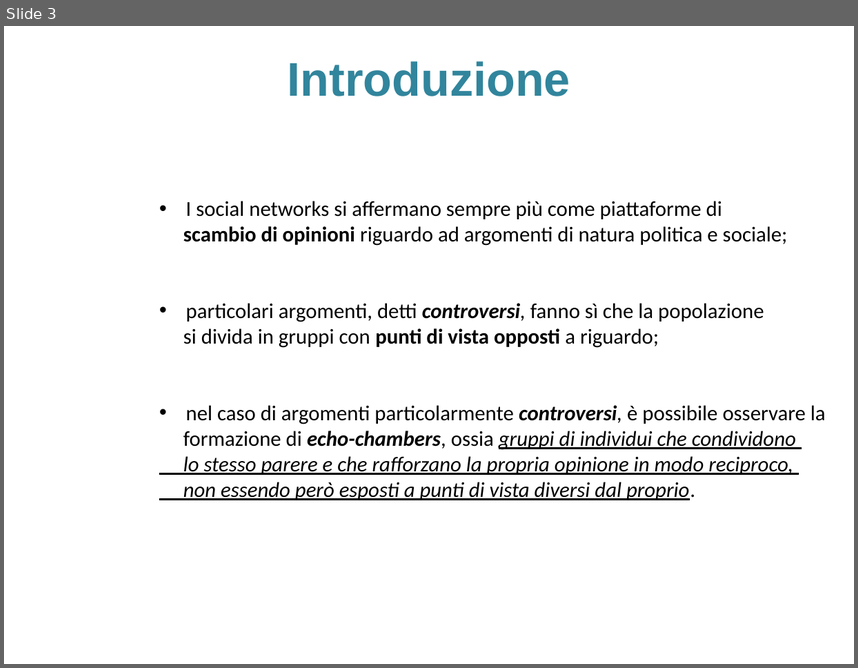
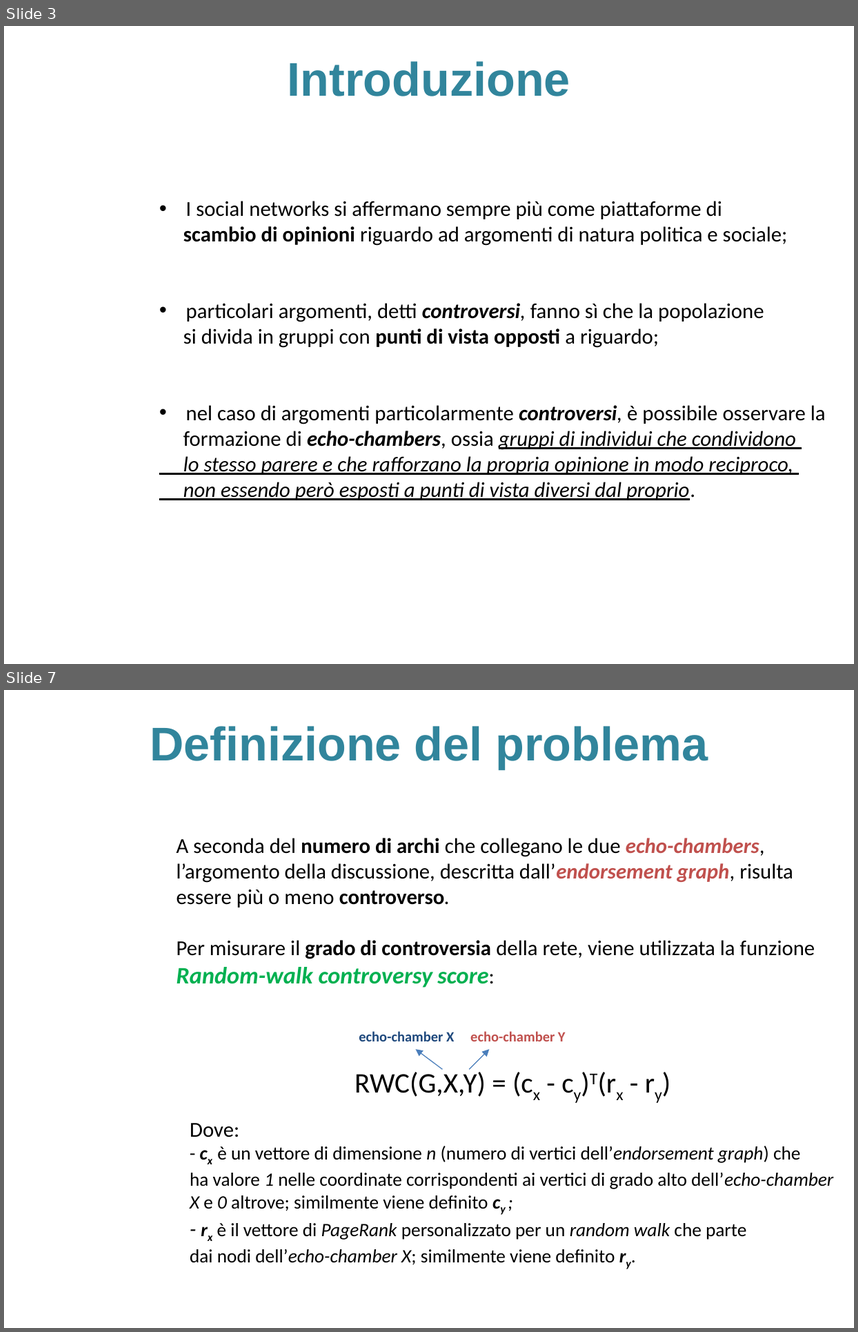
Before and after one commit to sidious1991/TesiLatex, a slide deck: PRESENTAZIONE_TESI/presentazione_agostini_stefano.pptx. Shown one above the other, each under a label of ours: slide 3 before the commit, slides 3 and 7 after it; the slides between them are not shown. The pictures are 858x668 and 858x1332 pixels, drawn with LibreOffice and Linux fonts; fonts in the diff are those of the drawing; background and template pictures are left out. Boxes give left, top, right and bottom in pixels: in the first picture for what was removed or moved away, otherwise in the second. Text is boxed around its words. In the diff, an @@ line names an element or a change of style, - is before the commit and + after.

```diff
--- a/PRESENTAZIONE_TESI/presentazione_agostini_stefano.pptx
+++ b/PRESENTAZIONE_TESI/presentazione_agostini_stefano.pptx
@@ slide 7 added at <box>4,690,854,1328</box>, background picture (left out) @@
@@ title added at <box>150,726,708,769</box>, 40 pt, text #31859C, bold @@
+Definizione del problema
@@ text added at <box>176,838,815,1096</box>, 18 pt, text #000000 @@
+A seconda del numero di archi che collegano le due echo-chambers,
+l’argomento della discussione, descritta dall’endorsement graph, risulta
+essere più o meno controverso.
+Per misurare il grado di controversia della rete, viene utilizzata la funzione
+Random-walk controversy score:
+RWC(G,X,Y) = (cx - cy)T(rx - ry)
@@ text added at <box>359,1031,454,1041</box>, 12 pt, text #1F497D, bold @@
+echo-chamber X
@@ text added at <box>470,1031,566,1041</box>, 12 pt, text #C0504D, bold @@
+echo-chamber Y
@@ arrow added from (443, 1069) to (415, 1049), #4B7EBC 0.75 pt @@
@@ arrow added from (469, 1069) to (489, 1049), #4B7EBC 0.75 pt @@
@@ text added at <box>190,1123,833,1264</box>, 16 pt, text #000000 @@
+Dove:
+- cx è un vettore di dimensione n (numero di vertici dell’endorsement graph) che
+ha valore 1 nelle coordinate corrispondenti ai vertici di grado alto dell’echo-chamber
+X e 0 altrove; similmente viene definito cy ;
+- rx è il vettore di PageRank personalizzato per un random walk che parte
+dai nodi dell’echo-chamber X; similmente viene definito ry.
```
Also in this commit, not shown: 3 slides changed, 5 other slides added, 1 other file.
